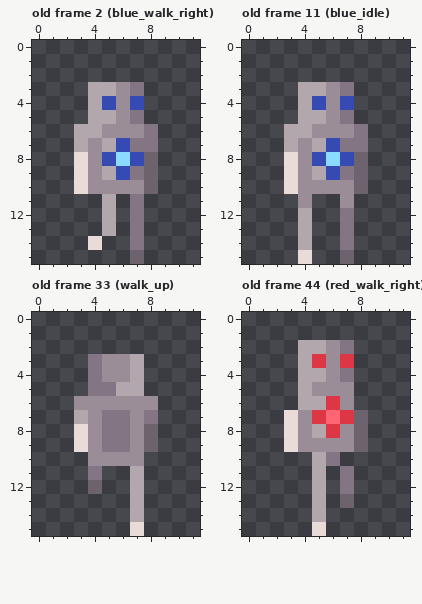
A pixel-art file gets an edit: assets/sprites/player.aseprite. Above: the version before the commit.
12x16 pixels, 58 frames. Shown: old frame 2 (blue_walk_right), old frame 11 (blue_idle), old frame 33 (walk_up), old frame 44 (red_walk_right). The commit also changed other frames, which this record leaves out.
Once edited:
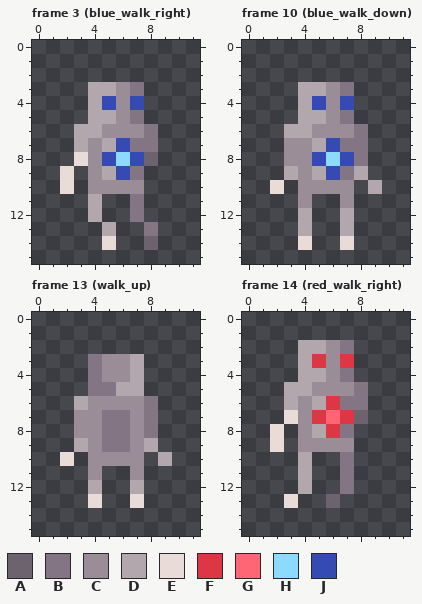
Palette (. is transparent): A #6d636f  B #837583  C #9b8d98  D #b2a7ad  E #e8dbd8  F #dd3745  G #ff6675  H #8cdaff  J #354ab2
A new or re-ordered frame is compared with the old frame closest to it.
Diff:
frames re-ordered
--- frame 3 (blue_walk_right) against old frame 2 (blue_walk_right)
@@ x 0..11 @@
  8 ...ECJHJA...
- 9 ...ECDJBA...
-10 ...ECCCCA...
-11 .....D.B....
-12 .....D.B....
-13 .....D.B....
-14 ....E..B....
-15 .......A....
+ 9 ..E.CDJB....
+10 ..E.CCCC....
+11 ....D..B....
+12 ....D..B....
+13 .....D..B...
+14 .....E..A...
+15 ............
--- frame 10 (blue_walk_down) against old frame 11 (blue_idle)
@@ x 0..11 @@
  6 ...DDCCCB...
- 7 ...DCDJBB...
- 8 ...ECJHJA...
- 9 ...ECDJBA...
-10 ...ECCCCA...
+ 7 ...CCDJBB...
+ 8 ...CCJHJB...
+ 9 ...DCDJBD...
+10 ..E.CCCC.D..
 11 ....C..C....
-12 ....D..B....
-13 ....D..B....
-14 ....D..B....
-15 ....E..A....
+12 ....D..D....
+13 ....D..D....
+14 ....E..E....
+15 ............
--- frame 13 (walk_up) against old frame 33 (walk_up)
@@ x 0..11 @@
  5 ....BBDD....
- 6 ...CCCCCC...
- 7 ...DCBBCB...
- 8 ...ECBBCA...
- 9 ...ECBBCA...
-10 ....CCCC....
-11 ....B..D....
-12 ....A..D....
-13 .......D....
-14 .......D....
-15 .......E....
+ 6 ...DCCCCB...
+ 7 ...CCBBCB...
+ 8 ...CCBBCB...
+ 9 ...DCBBCD...
+10 ..E.CCCC.D..
+11 ....C..C....
+12 ....D..D....
+13 ....E..E....
+14 ............
+15 ............
--- frame 14 (red_walk_right) against old frame 44 (red_walk_right)
@@ x 0..11 @@
  4 ....DDCB....
- 5 ....DCCC....
- 6 ....DDFC....
+ 5 ...DDCCCB...
+ 6 ...DCDFBB...
  7 ...ECFGFA...
- 8 ...ECDFCA...
- 9 ...ECCCCA...
-10 .....DB.....
-11 .....D.B....
-12 .....D.B....
-13 .....D.A....
-14 .....D......
-15 .....E......
+ 8 ..E.CDFB....
+ 9 ..E.CCCC....
+10 ....D..B....
+11 ....D..B....
+12 ....D..B....
+13 ...E..A.....
+14 ............
+15 ............
